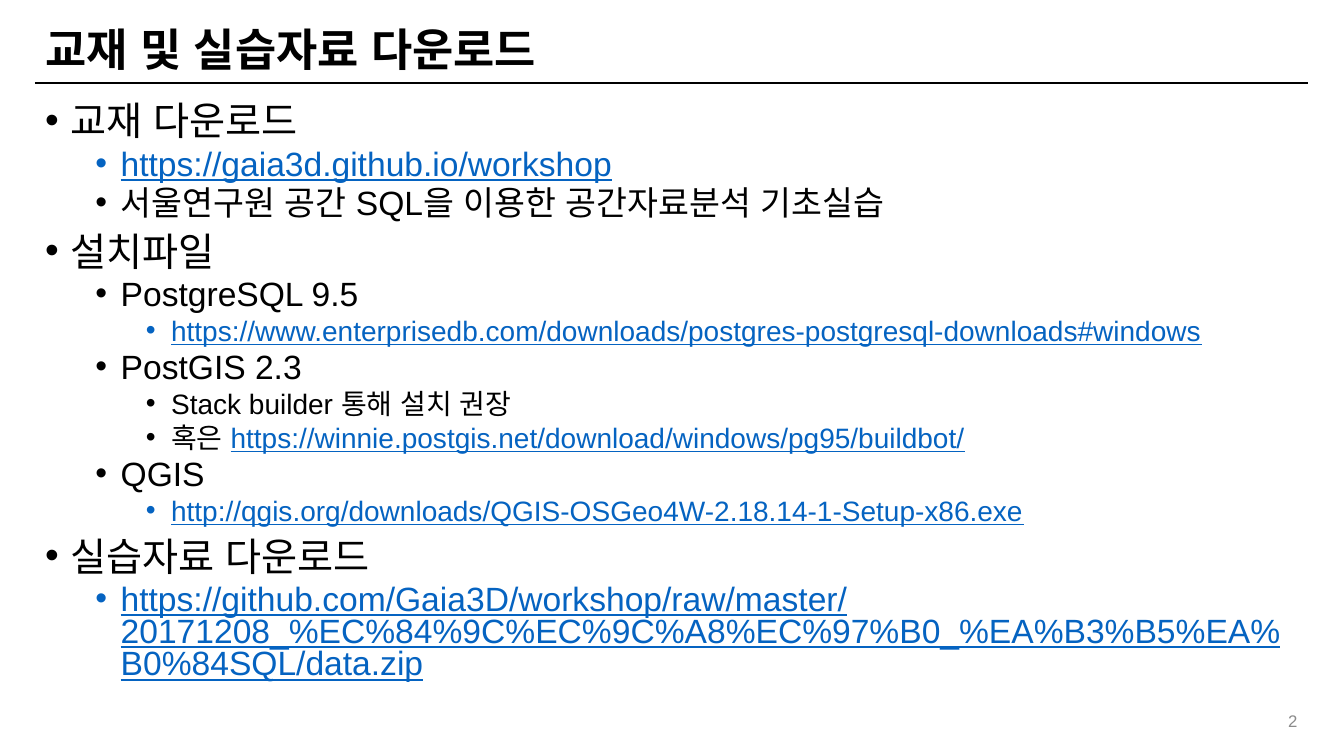
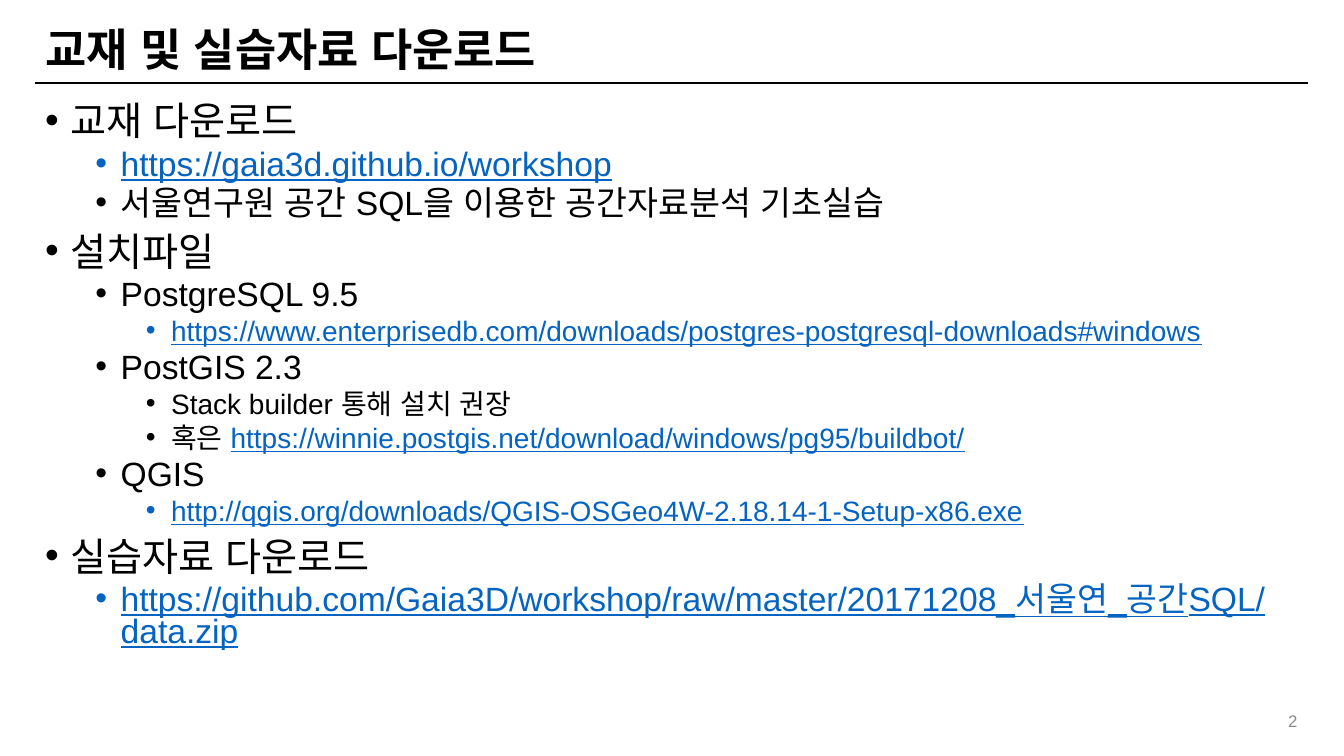
Before and after one commit to Gaia3D/workshop, a slide deck: slide 2 of 20171208_서울연_공간SQL/공간SQL을 이용한 공간자료분석 기초실습_20171208.pptx. Drawn at 1344x756 pixels with LibreOffice and Linux fonts; fonts in the diff are those of the drawing; background and template pictures are left out. Boxes give left, top, right and bottom in pixels: in the first picture for what was removed or moved away, otherwise in the second. Text is boxed around its words. In the diff, an @@ line names an element or a change of style, - is before the commit and + after.

```diff
--- a/20171208_서울연_공간SQL/공간SQL을 이용한 공간자료분석 기초실습_20171208.pptx
+++ b/20171208_서울연_공간SQL/공간SQL을 이용한 공간자료분석 기초실습_20171208.pptx
@@ text at (121,584,1265,650): text changed @@
-  • https://github.com/Gaia3D/workshop/raw/master/20171208_%EC%84%9C%EC%9C%A8%EC%97%B0_%EA%B3%B5%EA%B0%84SQL/data.zip
+  • https://github.com/Gaia3D/workshop/raw/master/20171208_서울연_공간SQL/data.zip
```
Also in this commit, not shown: 3 other slides changed, 2 other files.
